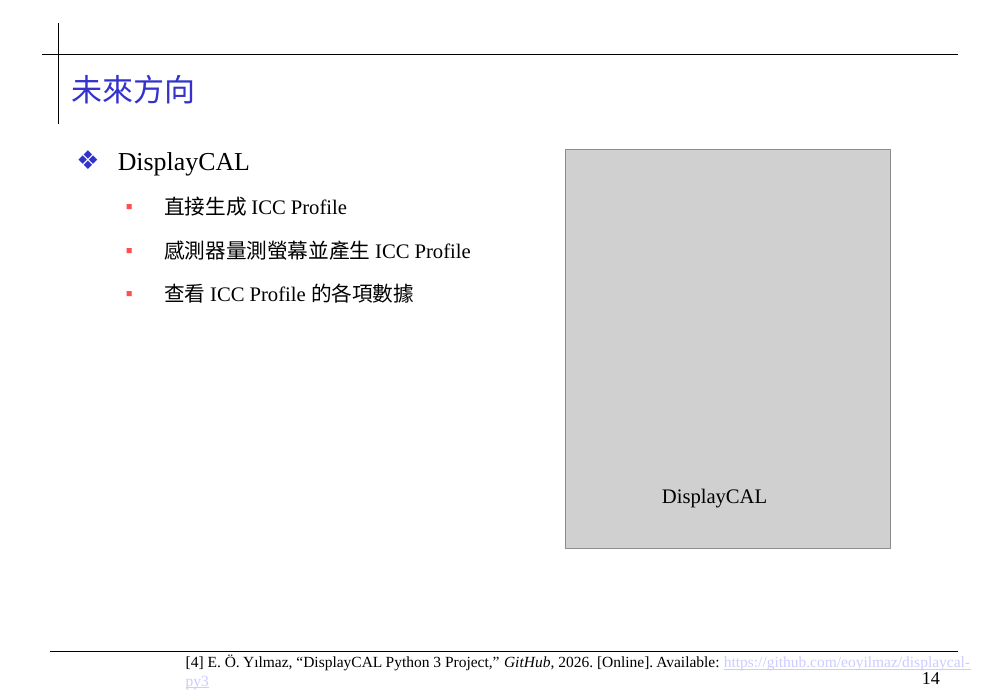
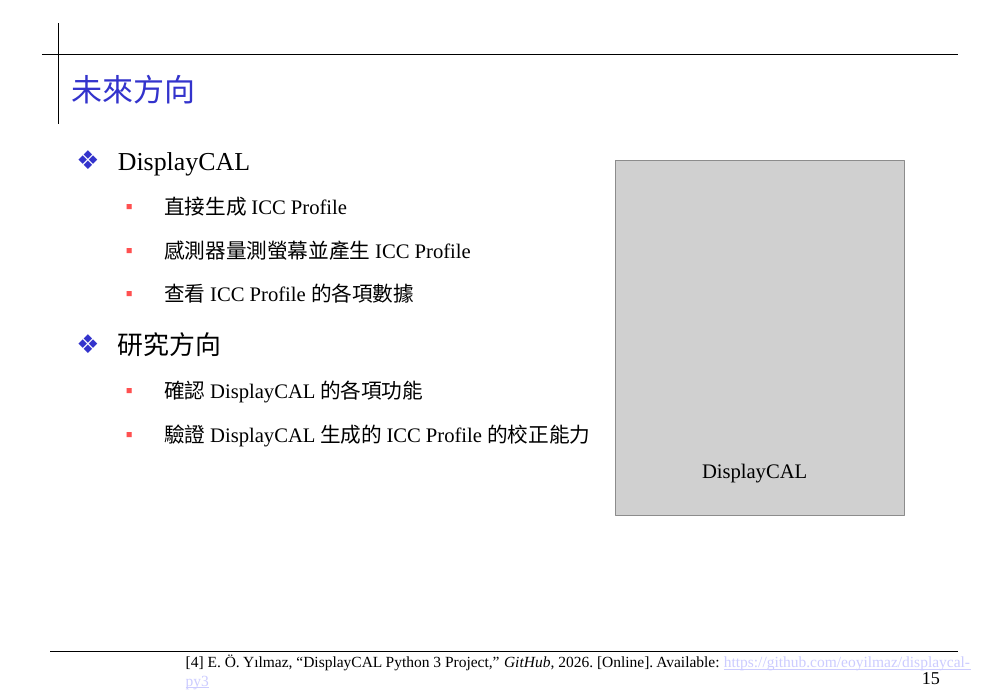
Before and after one commit to 0ilasis0/home, a slide deck: slide 15 of ICCPROFILE_0923.pptx (slide 14 before the commit). Drawn at 1008x698 pixels with LibreOffice and Linux fonts; fonts in the diff are those of the drawing; grey boxes stand for pictures; background and template pictures are left out. Boxes give left, top, right and bottom in pixels: in the first picture for what was removed or moved away, otherwise in the second. Text is boxed around its words. In the diff, an @@ line names an element or a change of style, - is before the commit and + after.

Commit message:
09241254

```diff
--- a/ICCPROFILE_0923.pptx
+++ b/ICCPROFILE_0923.pptx
@@ picture: place and size @@
-picture at bbox=[566, 150, 891, 548]
+picture at bbox=[615, 161, 904, 516]
@@ text at bbox=[118, 332, 590, 447]: paragraphs added @@
+❖ 研究方向
+  ▪ 確認 DisplayCAL 的各項功能
+  ▪ 驗證 DisplayCAL 生成的 ICC Profile 的校正能力
@@ text "DisplayCAL": place and size @@
-text "DisplayCAL" at bbox=[662, 488, 767, 508]
+text "DisplayCAL" at bbox=[702, 463, 807, 483]
@@ page number at bbox=[922, 672, 940, 684]: text changed @@
-14
+15
```
Also in this commit, not shown: 2 other slides changed, 1 slide added.
